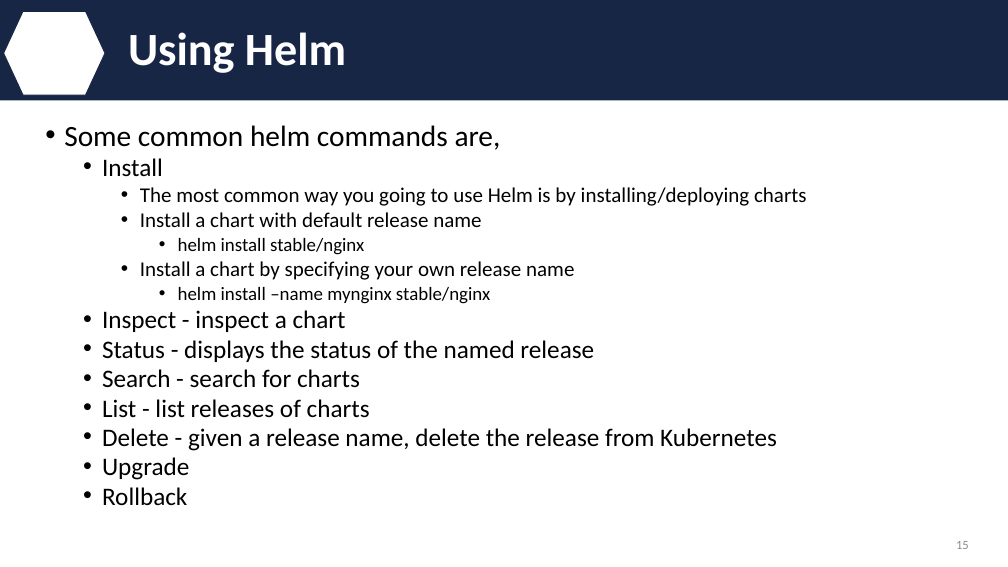
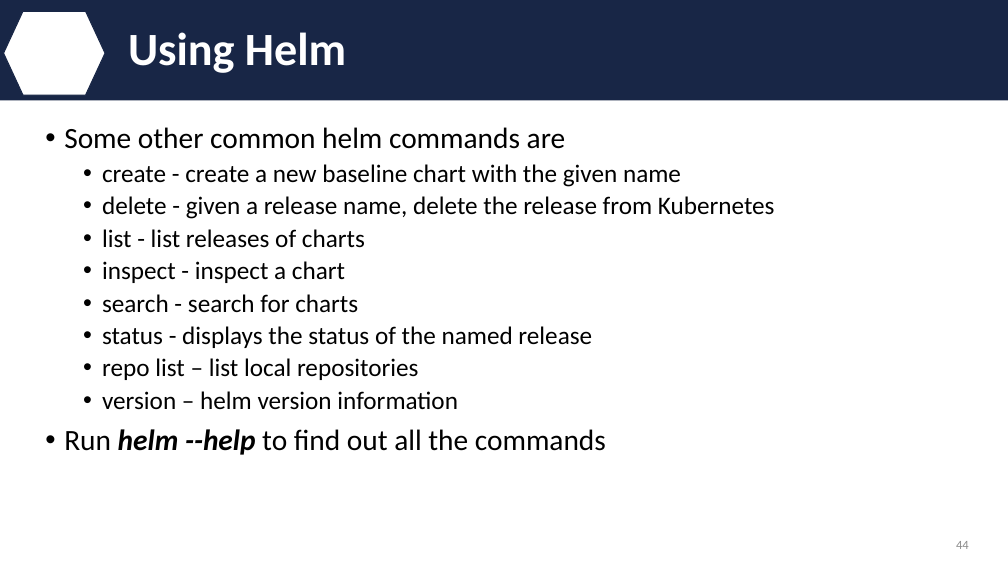
Before and after one commit to IBM/helm101, a slide deck: slide 44 of presentation/Helm.pptx (slide 15 before the commit). Drawn at 1008x567 pixels with LibreOffice and Linux fonts; fonts in the diff are those of the drawing; background and template pictures are left out. Boxes give left, top, right and bottom in pixels: in the first picture for what was removed or moved away, otherwise in the second. Text is boxed around its words. In the diff, an @@ line names an element or a change of style, - is before the commit and + after.

Commit message:
Updated presentation deck
Deck with a different flow and added content for Helm V3 changes.

```diff
--- a/presentation/Helm.pptx
+++ b/presentation/Helm.pptx
@@ text at <box>64,127,775,455</box>: text changed @@
-• Some common helm commands are,
-  • Install
-    • The most common way you going to use Helm is by installing/deploying charts
-    • Install a chart with default release name
-      • helm install stable/nginx
-    • Install a chart by specifying your own release name
-      • helm install –name mynginx stable/nginx
-  • Inspect - inspect a chart
-  • Status - displays the status of the named release
-  • Search - search for charts
-  • List - list releases of charts
-  • Delete - given a release name, delete the release from Kubernetes
-  • Upgrade
-  • Rollback
+• Some other common helm commands are
+  • create - create a new baseline chart with the given name
+  • delete - given a release name, delete the release from Kubernetes
+  • list - list releases of charts
+  • inspect - inspect a chart
+  • search - search for charts
+  • status - displays the status of the named release
+  • repo list – list local repositories
+  • version – helm version information
+• Run helm --help to find out all the commands
@@ page number at <box>956,541,969,549</box>: text changed @@
-15
+44
```
Also in this commit, not shown: 15 other slides changed, 28 slides added, 2 slides removed.
